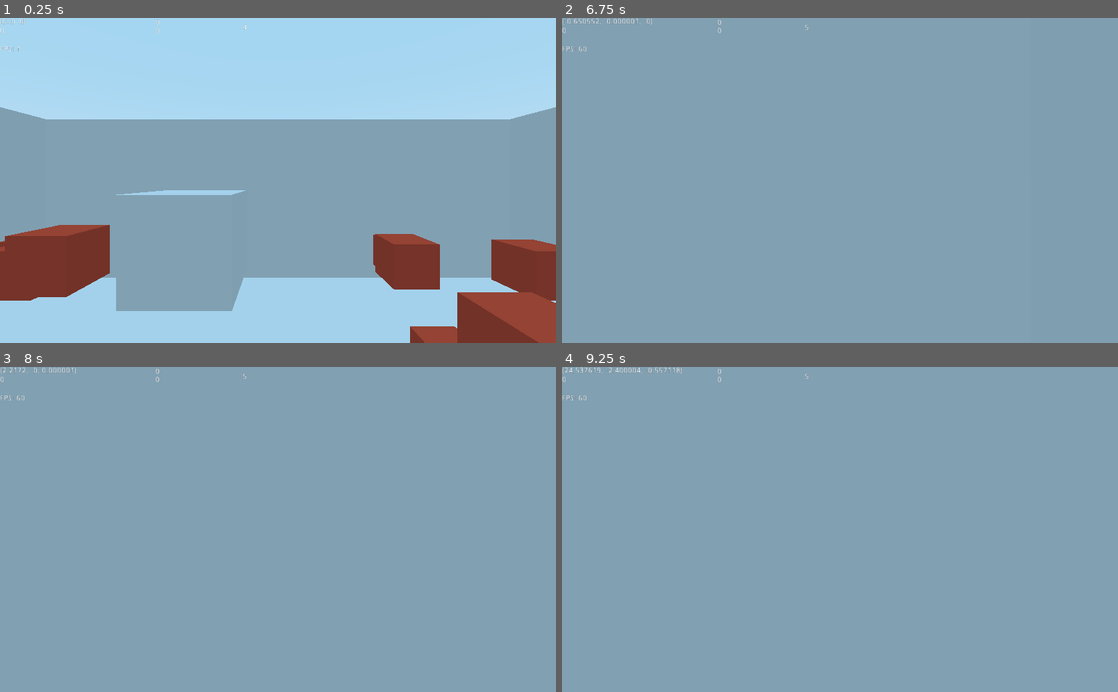
Above: before the commit, frames 1-4 (two rows, left to right).
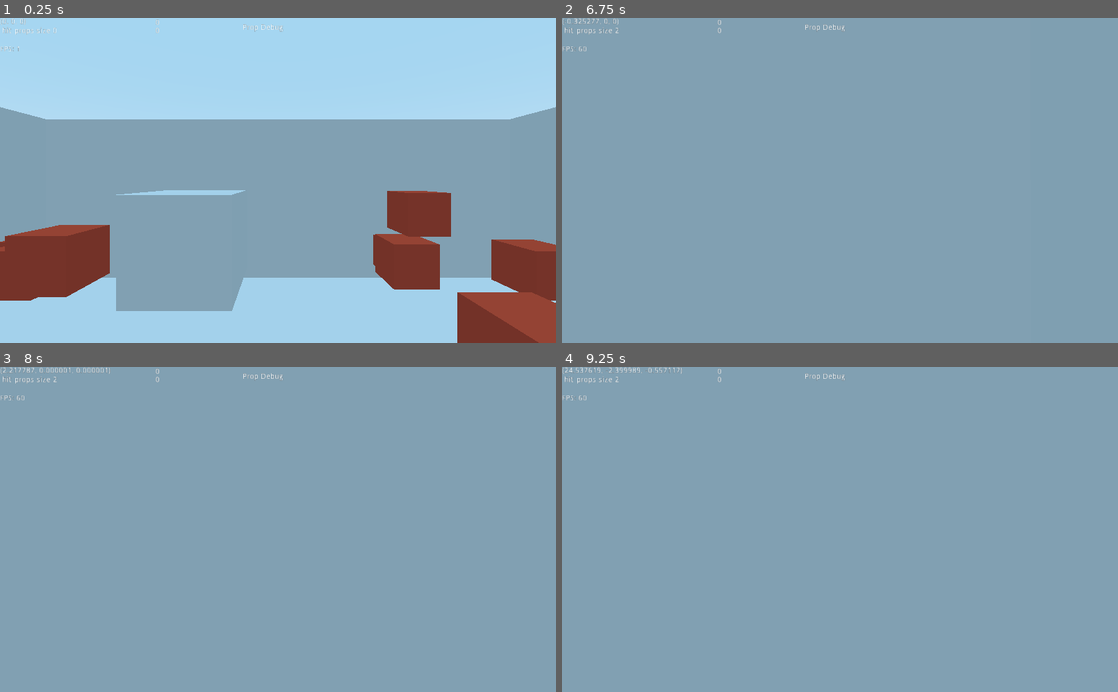
Above: after the commit, the same moments.

Repository: phoesarah/GGJ2020
Game: Godot game, scene res://tscn/Scenes/Test.tscn
The game is run twice, just before and just after one commit, with the same random seed, the same clock (stepped at 60 frames per second) and the same inputs.
Inputs (mouse positions are in pixels of both pictures, inside the frame that each line leads up to):
- Up to frame 1 (0.25 s): no input
- Up to frame 2 (6.75 s): move the mouse to (867, 180) at 0.52 s; hold W (move_forward) 0.53-5.78 s; click (867, 180) at 0.6 s; move the mouse to (812, 180) at 1.27 s; click (812, 180) at 1.35 s; tap Enter at 2, 3.5, 5.75 s; move the mouse to (851, 174) at 2.02 s; click (851, 174) at 2.1 s; tap Space at 2.75, 5, 6.5 s; move the mouse to (834, 187) at 2.77 s; click (834, 187) at 2.85 s; move the mouse to (878, 183) at 3.52 s; click (878, 183) at 3.6 s; move the mouse to (795, 177) at 4.27 s; click (795, 177) at 4.35 s; move the mouse to (845, 180) at 5.02 s; click (845, 180) at 5.1 s; move the mouse to (817, 174) at 5.77 s; hold D (move_right) 5.78-6.53 s; click (817, 174) at 5.85 s; move the mouse to (867, 180) at 6.52 s; hold W (move_forward) from 6.53 s (still down); click (867, 180) at 6.6 s
- Up to frame 3 (8 s): keep holding W (move_forward); move the mouse to (250, 529) at 7.27 s; click (250, 529) at 7.35 s
- Up to frame 4 (9.25 s): move the mouse to (851, 523) at 8.02 s; click (851, 523) at 8.1 s; move the mouse to (834, 536) at 8.77 s; release W (move_forward) at 8.78 s; hold A (move_left) from 8.78 s (still down); click (834, 536) at 8.85 s

The runs differ from the first frame. In frame 1, 2.1% of the frame differs, in the area x 0-83%, y 1-100%; in frame 2, 0.2%; in frame 3, 0.2%; in frame 4, 0.1%.

Commit message:
Mess count

Diff:
--- a/Godot/Scripts/Player.gd
+++ b/Godot/Scripts/Player.gd
@@ -1,7 +1,7 @@
 extends KinematicBody
+export (float) var time_per_prop = 3
 export (float) var GRAVITY=-24
 export (bool) var invert_mouse_y = 0
-export (float) var time_per_prop = 3
 var invert_y = 1
 const MOUSE_SENSITIVITY=0.1
 var camera_helper
@@ -13,11 +13,10 @@
 const MAX_SPEED = 25
 const JUMP_SPEED = 18
 const ACCEL = 8
-
 var dir = Vector3()
-
 const DEACCEL= 16
 const MAX_SLOPE_ANGLE = 40
+
 var ray
 var ball
 var hit_props = Array()
@@ -27,7 +26,6 @@
 
 func _ready():
 	Input.set_mouse_mode(Input.MOUSE_MODE_CAPTURED)
-	#camera = $Rotation_Helper/Camera
 	camera = get_node("CameraHelper/Camera")
 	camera_helper = get_node("CameraHelper")
 	ray = get_node("CameraHelper/Camera/RayCast")
@@ -41,7 +39,6 @@
 	if event is InputEventMouseMotion and Input.get_mouse_mode() == Input.MOUSE_MODE_CAPTURED:
 		camera_helper.rotate_x(deg2rad(event.relative.y * MOUSE_SENSITIVITY * invert_y))
 		self.rotate_y(deg2rad(event.relative.x * MOUSE_SENSITIVITY * -1))
-
 		var camera_rot = camera_helper.rotation_degrees
 		camera_rot.x = clamp(camera_rot.x, -70, 70)
 		camera_helper.rotation_degrees = camera_rot
@@ -54,11 +51,9 @@
 
 
 func process_input(delta):
-	# ----------------------------------
 	# Walking
 	dir = Vector3()
 	var cam_xform = camera.get_global_transform()
-
 	var input_movement_vector = Vector2()
 
 	if Input.is_action_pressed("move_forward"):
@@ -74,14 +69,13 @@
 		get_tree().quit()
 	input_movement_vector = input_movement_vector.normalized()
 
-	# Basis vectors are already normalized.
 	dir += -cam_xform.basis.z * input_movement_vector.y
 	dir += cam_xform.basis.x * input_movement_vector.x
 
 	# Jumping
-	if is_on_floor():
-		if Input.is_action_just_pressed("movement_jump"):
-			vel.y = JUMP_SPEED
+#	if is_on_floor():
+#		if Input.is_action_just_pressed("movement_jump"):
+#			vel.y = JUMP_SPEED
 
 	# Capturing/Freeing the cursor
 	if Input.is_action_just_pressed("ui_cancel"):
@@ -99,11 +93,9 @@
 					print(" Ray cast to: " + String(obj.name))
 					if hit_props.has(obj):
 						hit_props.erase(obj)
-
+						obj.reset_transform()
 						if hit_props.size()==0:
 							get_tree().quit()
-					#print(obj.name)
-
 			if can_throw:
 				var ballo=ball.instance()
 				var scene_root = get_tree().root.get_children()[0]
@@ -137,10 +129,11 @@
 	vel.x = hvel.x
 	vel.z = hvel.z
 	vel = move_and_slide(vel, Vector3(0, 1, 0), 0.05, 4, deg2rad(MAX_SLOPE_ANGLE))
+
 	debugtext += String(vel)
 	#debugtext += "\n" + String(camera_helper.get_global_transform().basis.z) + "\n"
 	#debugtext += "\n" + String(Vector3(camera_helper.get_transform().basis.x.x,camera_helper.get_transform().basis.y.y,camera_helper.get_transform().basis.z.z)) + "\n"
-	debugtext += "\n" + String(hit_props.size()) + "\n"
+	debugtext += "\n hit_props size " + String(hit_props.size()) + "\n"
 	get_node("Debug").text= debugtext + "\n" + "FPS: " + str(Engine.get_frames_per_second())
 
 func prop_disturbed(prop):
@@ -150,8 +143,8 @@
 		if !hit_props.has(prop):
 			hit_props.append(prop)
 
-func ball_hit(prop):
-	pass
+#func ball_hit(prop):
+#	pass
 #	if !hit_props.has(prop):
 #		hit_props.append(prop)
 
--- a/Godot/Scripts/Prop.gd
+++ b/Godot/Scripts/Prop.gd
@@ -1,13 +1,13 @@
 extends RigidBody
 class_name PropP
 
-var start_transform
+var start_transform = Transform()
 
 
 # Called when the node enters the scene tree for the first time.
 func _ready():
 	start_transform=self.get_global_transform()
-	call_deferred("self.connect()", "sleeping_state_changed", get_node("../Player"), "prop_disturbed")
+	#call_deferred("self.connect()", "sleeping_state_changed", get_node("../Player"), "prop_disturbed")
 	#self.connect("sleeping_state_changed", get_node("../Payer"), "prop_disturbed")
 	#self.connect("sleeping_state_changed", get_parent(), "prop_disturbed", [self])
 	self.connect("body_entered", self, "body_entered")
@@ -22,10 +22,9 @@
 #	pass
 
 func body_entered(body):
-	#if body.name == "Ball":
-	self.contact_monitor=false
+	set_deferred("self.contact_monitor", false)
 	self.contacts_reported=0
-	get_parent().hit_props.append(self)
+	get_parent().prop_disturbed(self)
 
 func lock_axes(flag:bool):
 	axis_lock_linear_x=flag
--- a/Godot/Scripts/PropMaster.gd
+++ b/Godot/Scripts/PropMaster.gd
@@ -1,30 +1,16 @@
 extends Spatial
-var hit_props = Array()
 var label
 var box
-
-# Declare member variables here. Examples:
-# var a = 2
-# var b = "text"
+var player
 
 
-# Called when the node enters the scene tree for the first time.
 func _ready():
 	label = get_node("Label")
 	box = get_node("Box")
-	pass # Replace with function body.
+	player = get_parent().get_node("Player")
+
 
 func prop_disturbed(prop):
 	print("Prop disturbed")
-	print(String(prop.sleeping))
-	if prop.sleeping:
-		print ("Prop not sleeping")
-		if !hit_props.has(prop):
-			hit_props.append(prop)
-
-
-# Called every frame. 'delta' is the elapsed time since the previous frame.
-func _process(delta):
-	label.text=String(hit_props.size()) + "\n"
-	#print("Box is sleeping" + String(box.sleeping))
-#	pass
+	if !player.hit_props.has(prop):
+		player.hit_props.append(prop)
--- a/Godot/tscn/Scenes/Test.tscn
+++ b/Godot/tscn/Scenes/Test.tscn
@@ -41,16 +41,17 @@
 transform = Transform( 1, 0, 0, 0, 1, 0, 0, 0, 1, 15.3638, 4.10906, 14.5059 )
 
 [node name="Box12" parent="PropMaster" instance=ExtResource( 3 )]
-transform = Transform( 1, 0, 0, 0, 1, 0, 0, 0, 1, -6.97286, 1.12635, -12.6942 )
+transform = Transform( 1, 0, 0, 0, 1, 0, 0, 0, 1, -6.97286, 7.53724, -12.6942 )
 
 [node name="Box11" parent="PropMaster" instance=ExtResource( 3 )]
-transform = Transform( 1, 0, 0, 0, 1, 0, 0, 0, 1, 15.7479, 1.12635, -12.6942 )
+transform = Transform( 1, 0, 0, 0, 1, 0, 0, 0, 1, 15.7479, 7.53724, -12.6942 )
 
 [node name="Box10" parent="PropMaster" instance=ExtResource( 3 )]
-transform = Transform( 1, 0, 0, 0, 1, 0, 0, 0, 1, -6.97286, 1.12635, 9.5139 )
+transform = Transform( 1, 0, 0, 0, 1, 0, 0, 0, 1, -6.97286, 7.39787, 11.6813 )
+sleeping = false
 
 [node name="Box9" parent="PropMaster" instance=ExtResource( 3 )]
-transform = Transform( 1, 0, 0, 0, 1, 0, 0, 0, 1, 15.7479, 1.12635, 9.5139 )
+transform = Transform( 1, 0, 0, 0, 1, 0, 0, 0, 1, 15.7479, 7.39787, 9.5139 )
 
 [node name="Box16" parent="PropMaster" instance=ExtResource( 3 )]
 transform = Transform( 1, 0, 0, 0, 1, 0, 0, 0, 1, -10.1526, 2.12059, -14.8052 )
@@ -102,7 +103,6 @@
 
 [node name="Box32" parent="PropMaster" instance=ExtResource( 3 )]
 transform = Transform( 1, 0, 0, 0, 1, 0, 0, 0, 1, -7.76523, 4.89032, -12.8881 )
-sleeping = false
 
 [node name="Box31" parent="PropMaster" instance=ExtResource( 3 )]
 transform = Transform( 1, 0, 0, 0, 1, 0, 0, 0, 1, 16.5747, 4.89032, -10.938 )
